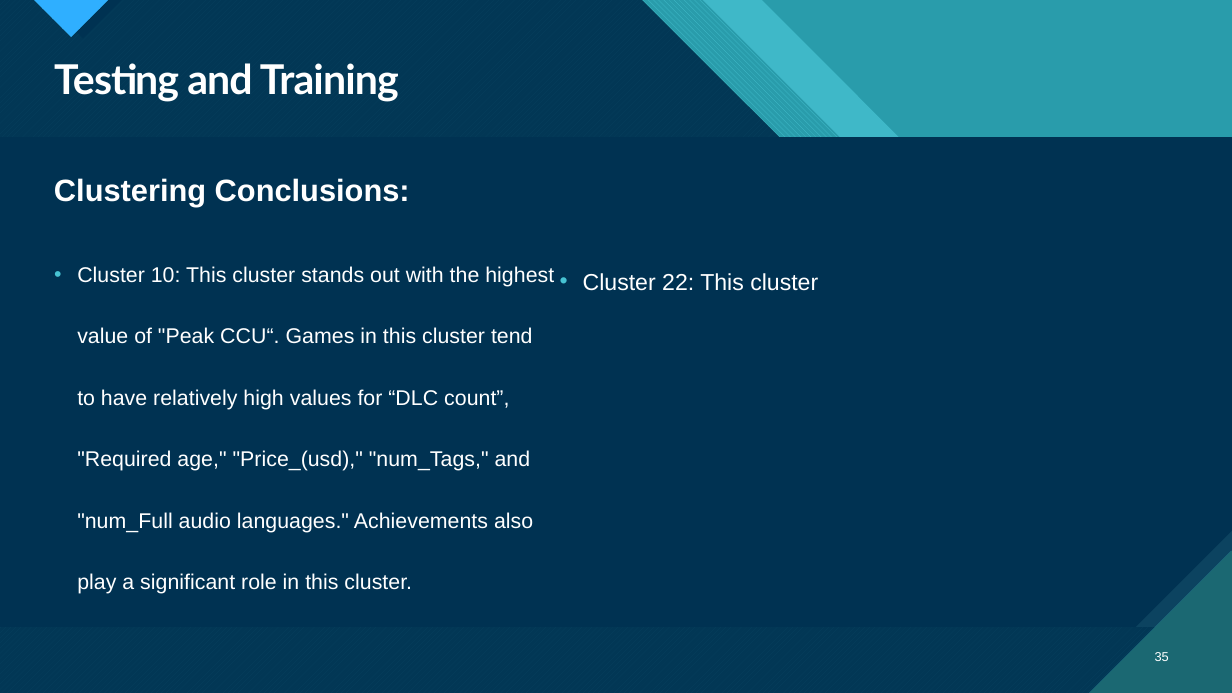
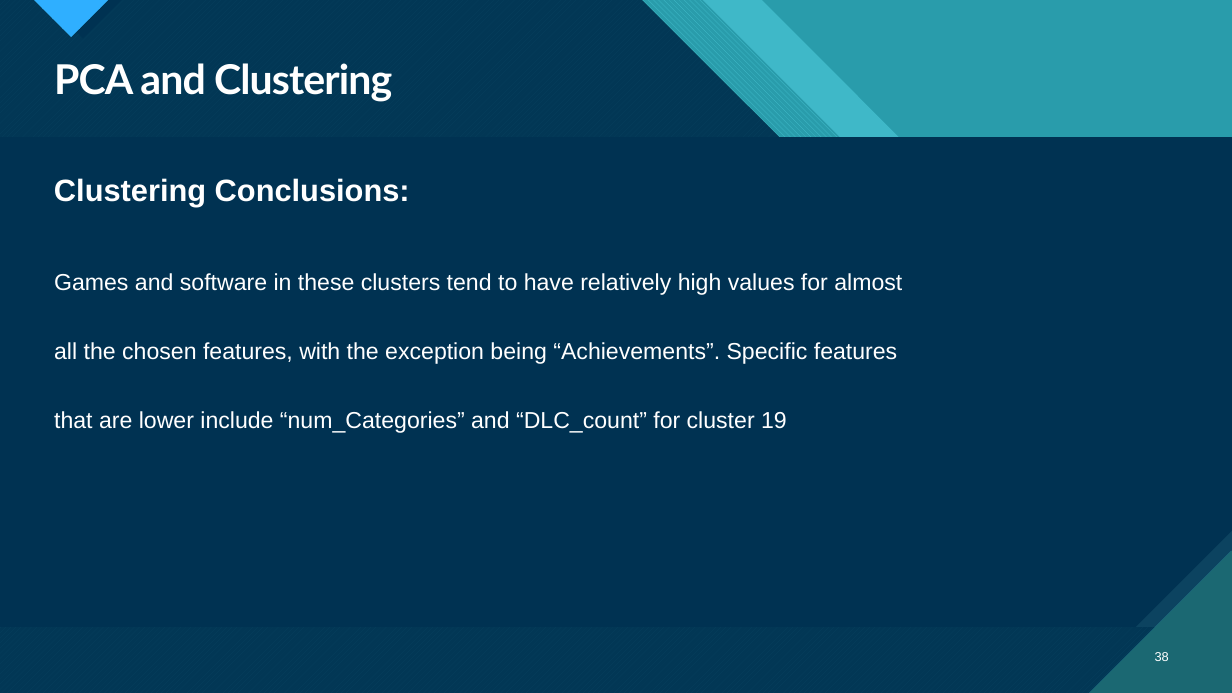
Before and after one commit to DoronF3/School-Projects, a slide deck: slide 38 of Data Science/Data Science Final Project.pptx (slide 35 before the commit). Drawn at 1232x693 pixels with LibreOffice and Linux fonts; fonts in the diff are those of the drawing. Boxes give left, top, right and bottom in pixels: in the first picture for what was removed or moved away, otherwise in the second. Text is boxed around its words. In the diff, an @@ line names an element or a change of style, - is before the commit and + after.

```diff
--- a/Data Science/Data Science Final Project.pptx
+++ b/Data Science/Data Science Final Project.pptx
@@ title at bbox=[54, 63, 392, 102]: text changed @@
-Testing and Training
+PCA and Clustering
@@ text at bbox=[54, 273, 902, 433]: text changed; size 16.6 to 18 pt @@
-• Cluster 10: This cluster stands out with the highest value of "Peak CCU“. Games in this cluster tend to have relatively high values for “DLC count”, "Required age," "Price_(usd)," "num_Tags," and "num_Full audio languages." Achievements also play a significant role in this cluster.
+Games and software in these clusters tend to have relatively high values for almost all the chosen features, with the exception being “Achievements”. Specific features that are lower include “num_Categories” and “DLC_count” for cluster 19
@@ text removed at bbox=[583, 273, 818, 291] @@
-• Cluster 22: This cluster
```
Also in this commit, not shown: 21 other slides changed, 5 slides added, 8 slides removed, 2 other files.
